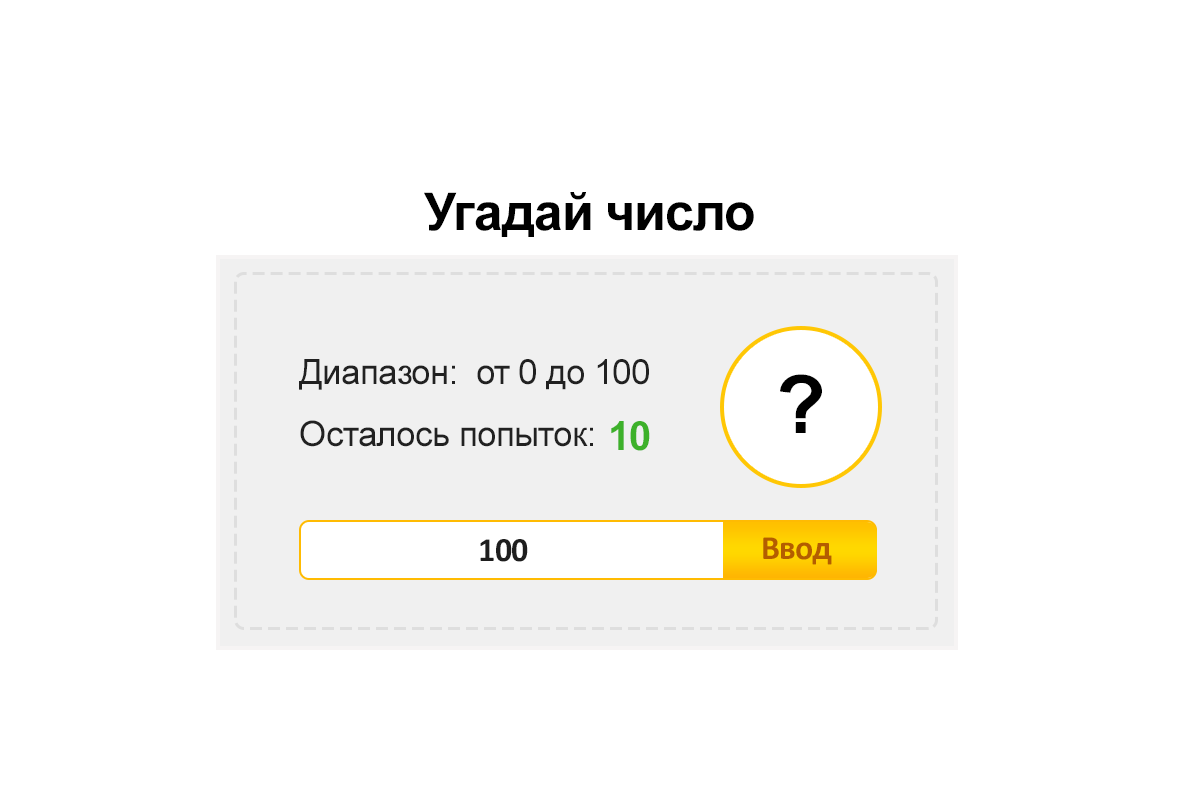
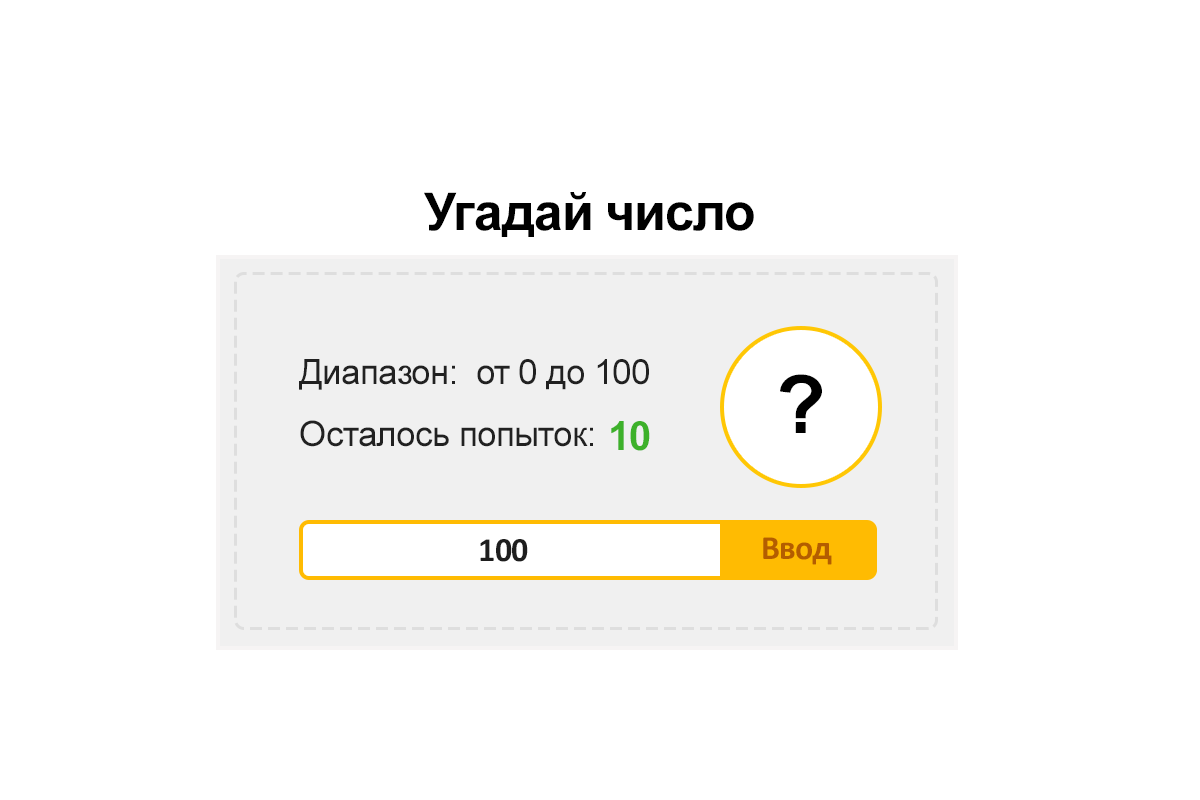
Layer changes from the first w=1200, h=800 image to the second:
painted on "Rectangle 2" over [696, 522, 723, 578]
